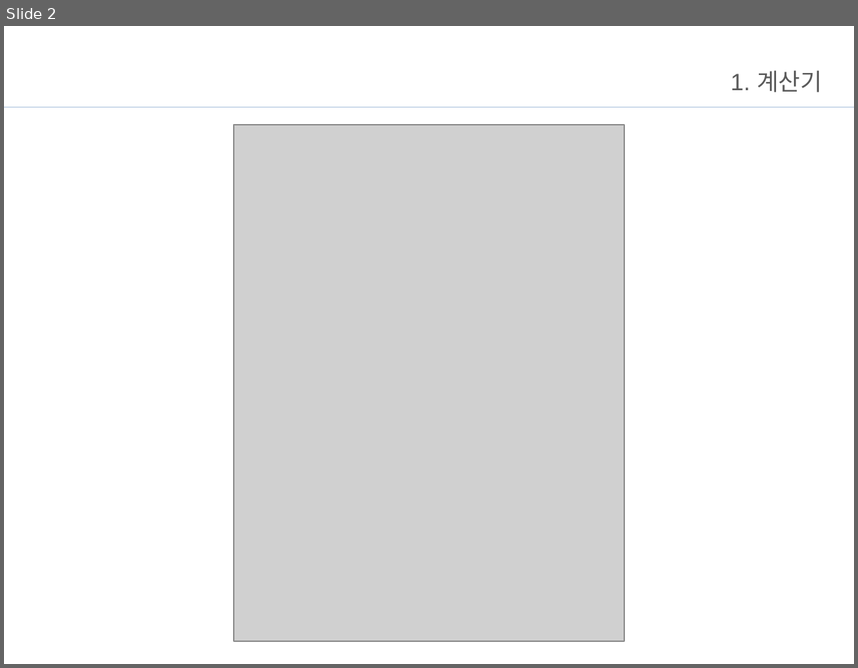
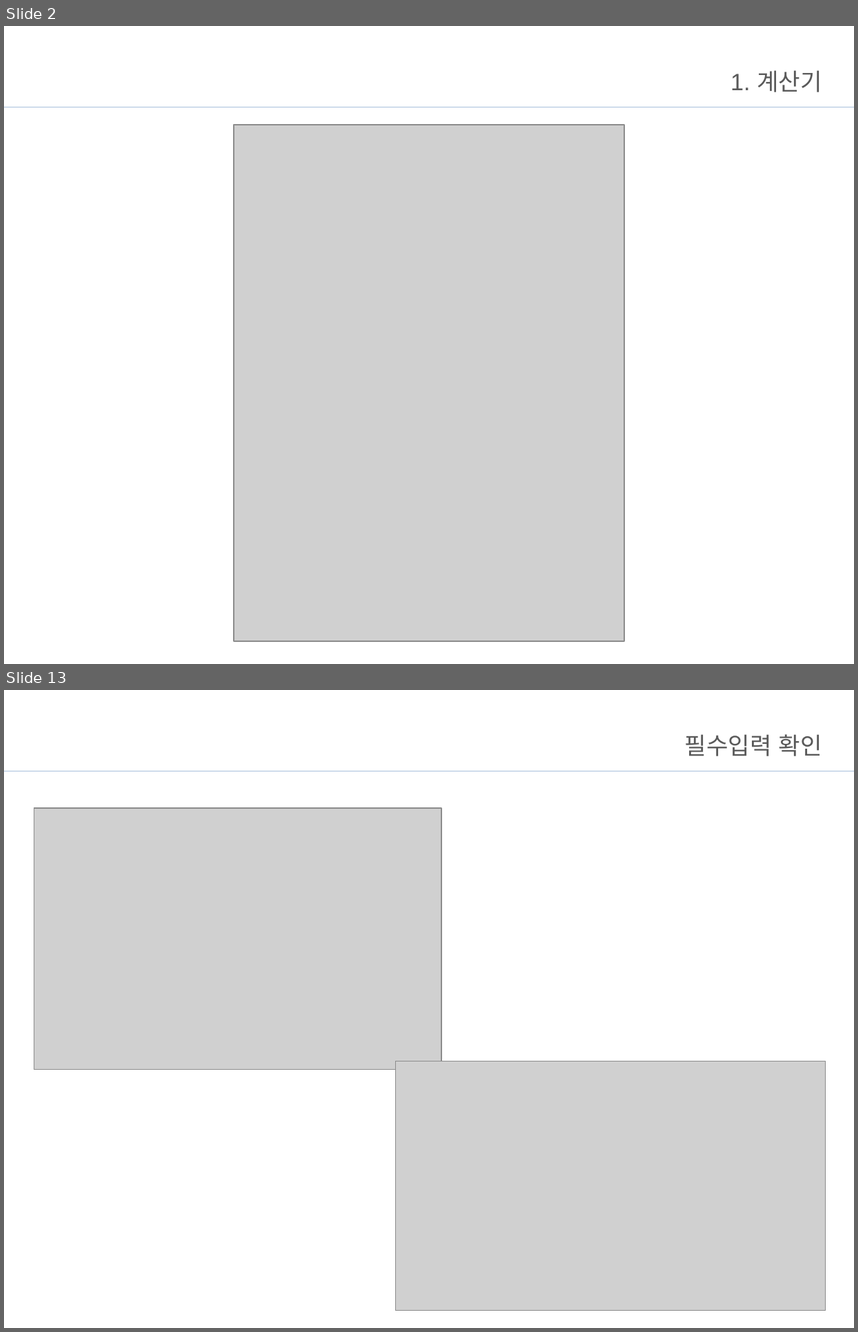
Before and after one commit to Jo-jangho/Web, a slide deck: 과제/JavaScript브리핑.pptx. Shown one above the other, each under a label of ours: slide 2 before the commit, slides 2 and 13 after it; the slides between them are not shown. The pictures are 858x668 and 858x1332 pixels, drawn with LibreOffice and Linux fonts; fonts in the diff are those of the drawing; grey boxes stand for pictures; background and template pictures are left out. Boxes give left, top, right and bottom in pixels: in the first picture for what was removed or moved away, otherwise in the second. Text is boxed around its words. In the diff, an @@ line names an element or a change of style, - is before the commit and + after.

```diff
--- a/과제/JavaScript브리핑.pptx
+++ b/과제/JavaScript브리핑.pptx
@@ slide 13 added at [4, 690, 854, 1328], background #FFFFFF; not listed: 1 template element that a slide beside it also shows @@
@@ title added at [685, 734, 822, 756], 20 pt, text #595959 @@
+필수입력 확인
@@ picture added at [34, 808, 441, 1069] @@
@@ picture added at [396, 1061, 826, 1310] @@
```
Also in this commit, not shown: 29 other slides added, 13 slides removed, 44 other files.
